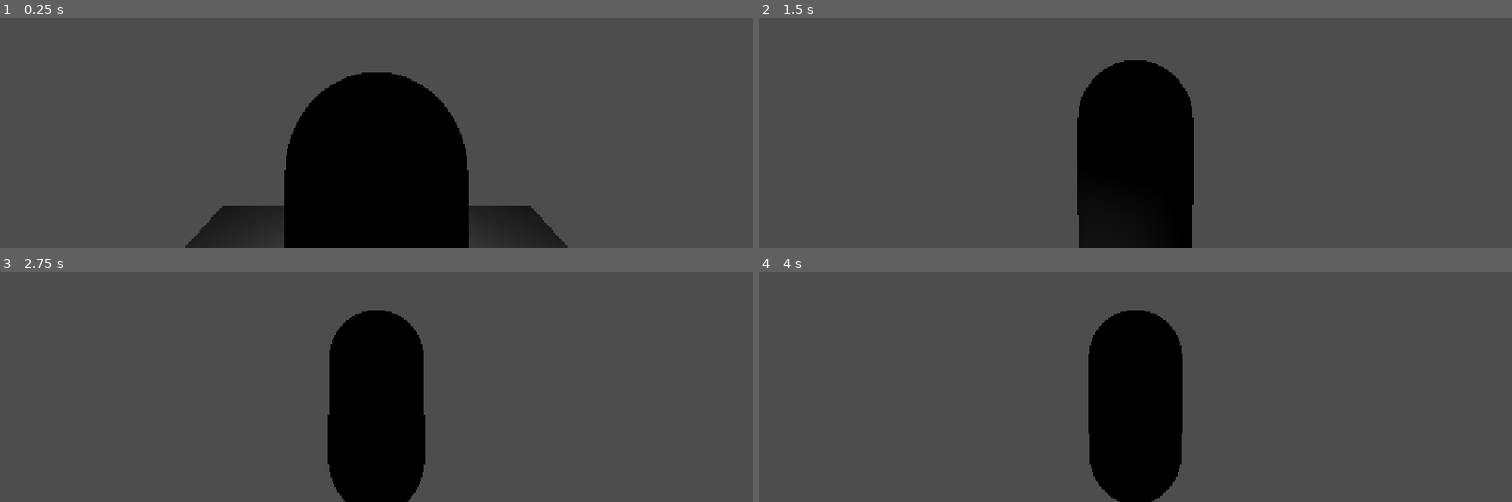
Above: before the commit, frames 1-4 (two rows, left to right).
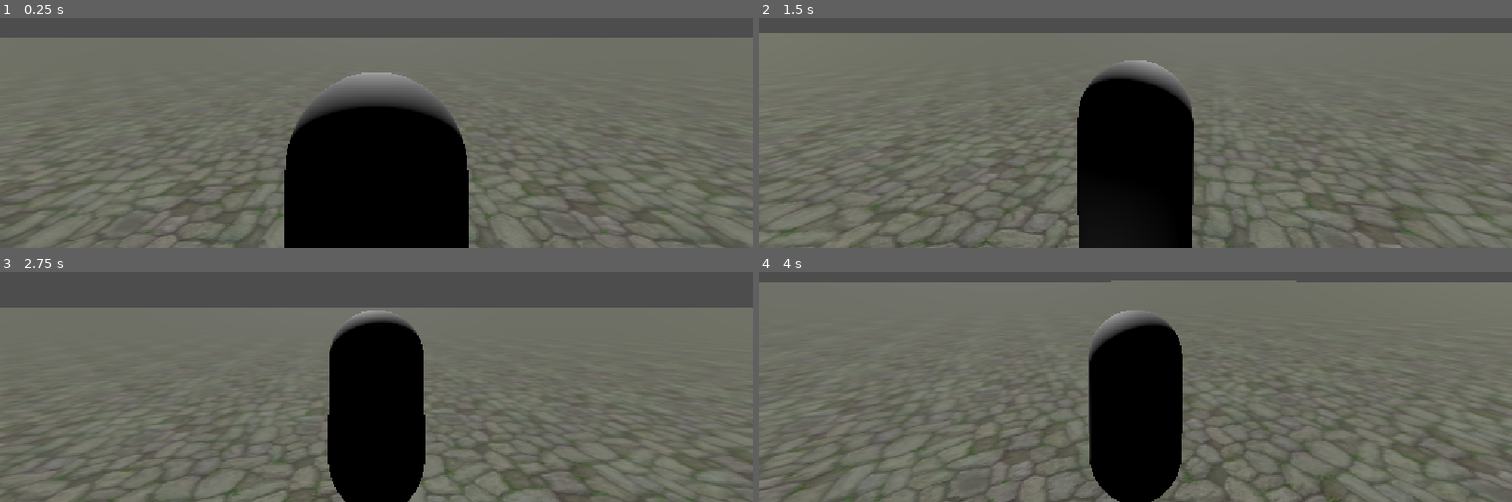
Above: after the commit, the same moments.

Repository: dylf/p2p4me
Game: Godot game, scene res://scenes/main.tscn
Same seed, same stepped clock (60 frames per second), same inputs: the game is played once before the commit and once after it.
Inputs (mouse positions are in pixels of both pictures, inside the frame that each line leads up to):
- Up to frame 1 (0.25 s): no input
- Up to frame 2 (1.5 s): tap Enter (ui_accept) at 0.5, 0.77 s; move the mouse to (1173, 34) at 0.52 s; hold Mouse wheel down (wheel_down) 0.53-1.28 s; hold W (move_forward) from 0.53 s (still down); move the mouse to (1097, 38) at 1.27 s; tap Mouse wheel up (wheel_up) at 1.35 s
- Up to frame 3 (2.75 s): keep holding W (move_forward); tap Enter (ui_accept) at 1.52 s; move the mouse to (391, 283) at 2.02 s; hold Mouse wheel down (wheel_down) from 2.03 s (still down)
- Up to frame 4 (4 s): keep holding W (move_forward); move the mouse to (1127, 297) at 2.77 s; release Mouse wheel down (wheel_down) at 2.78 s; tap Mouse wheel up (wheel_up) at 2.85 s; tap Enter (ui_accept) at 3.02, 3.77 s; move the mouse to (1188, 295) at 3.52 s; hold Mouse wheel down (wheel_down) from 3.53 s (still down)

The runs differ from the first frame. In frame 1, 65% of the frame differs, in the area x 0-100%, y 8-100%; in frame 2, 68%; in frame 3, 61%; in frame 4, 70%, in the area x 0-100%, y 3-100%.

Commit message:
feat: make world gooder than before

Diff:
--- a/scenes/level.tscn
+++ b/scenes/level.tscn
@@ -1,6 +1,15 @@
 [gd_scene format=3 uid="uid://jijqcewhuwtl"]
 
+[ext_resource type="Texture2D" uid="uid://b3a0fxetf6i64" path="res://assets/ground-texture.png" id="1_w7c3h"]
+[ext_resource type="Texture2D" uid="uid://dcisx61fufoaa" path="res://assets/ground-texture-nrm.png" id="2_w8frs"]
+
 [sub_resource type="PlaneMesh" id="PlaneMesh_8tn5n"]
+
+[sub_resource type="StandardMaterial3D" id="StandardMaterial3D_rd3vj"]
+albedo_texture = ExtResource("1_w7c3h")
+normal_enabled = true
+normal_texture = ExtResource("2_w8frs")
+uv1_scale = Vector3(1000, 1000, 1000)
 
 [sub_resource type="WorldBoundaryShape3D" id="WorldBoundaryShape3D_6sj1v"]
 
@@ -10,7 +19,12 @@
 transform = Transform3D(2, 0, 0, 0, 2, 0, 0, 0, 2, 0, 0, 0)
 
 [node name="MeshInstance3D" type="MeshInstance3D" parent="StaticBody3D" unique_id=1198160265]
+transform = Transform3D(1000, 0, 0, 0, 1000, 0, 0, 0, 1000, -3.8192267, -0.62147117, 0.41220403)
 mesh = SubResource("PlaneMesh_8tn5n")
+surface_material_override/0 = SubResource("StandardMaterial3D_rd3vj")
 
 [node name="CollisionShape3D" type="CollisionShape3D" parent="StaticBody3D" unique_id=55787930]
 shape = SubResource("WorldBoundaryShape3D_6sj1v")
+
+[node name="DirectionalLight3D" type="DirectionalLight3D" parent="." unique_id=266544699]
+transform = Transform3D(1, 0, 0, 0, -0.7621145, 0.6474422, 0, -0.6474422, -0.7621145, 0, 164.52496, 0)
Binary file added: assets/ground-texture-nrm.png
Not shown, added: assets/ground-texture-nrm.png.import
Binary file added: assets/ground-texture.png
Not shown, added: assets/ground-texture.png.import
